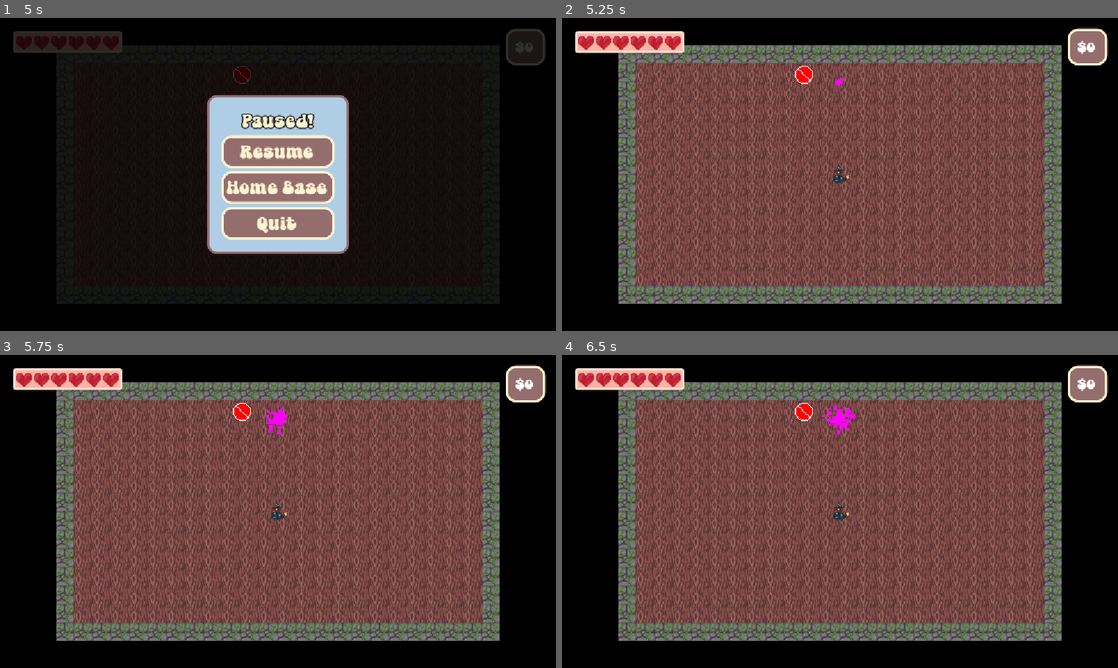
Above: before the commit, frames 1-4 (two rows, left to right).
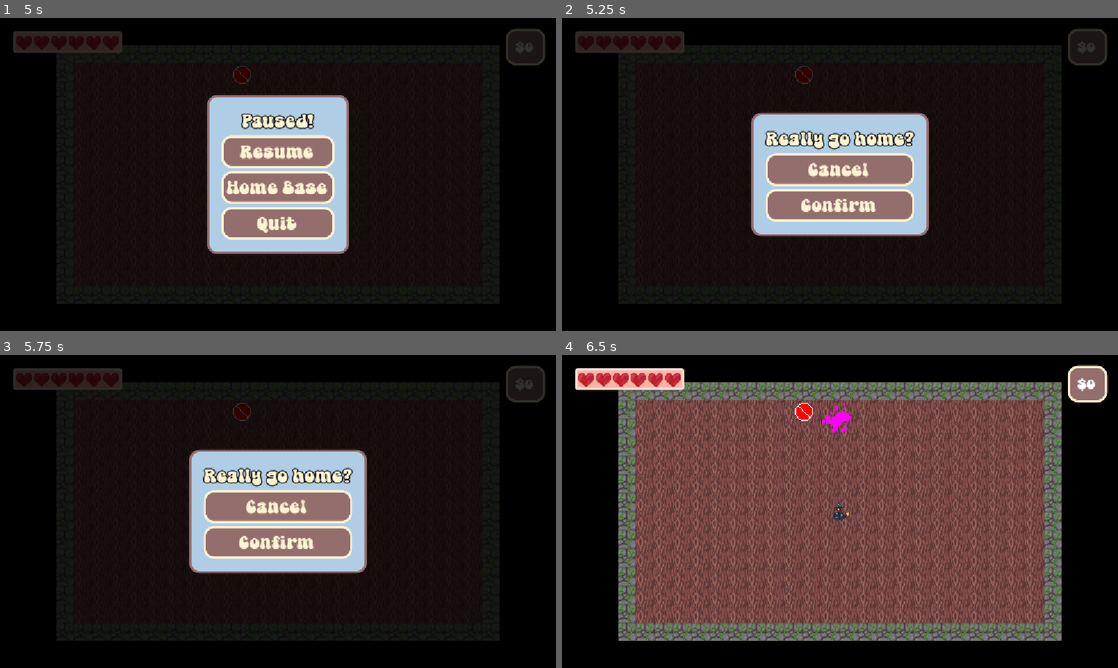
Above: after the commit, the same moments.

Repository: teganmy/wizard-cat-cat-wizard
Game: Godot game, scene res://main.tscn
The game is run twice, just before and just after one commit, with the same random seed, the same clock (stepped at 60 frames per second) and the same inputs.
Inputs (mouse positions are in pixels of both pictures, inside the frame that each line leads up to):
- Up to frame 1 (5 s): click "New Game" at 0.5 s; tap Enter (interact) at 1.25, 2, 2.1, 2.75, 3.5, 4.25, 4.35 s; move the mouse to (400, 158) at 1.27 s; hold Right (player_right) 1.28-2.03 s; tap Space (fire) at 1.35, 3.6 s; move the mouse to (166, 190) at 2.02 s; hold Down (player_down) 2.03-2.78 s; move the mouse to (333, 105) at 2.77 s; hold Right (player_right) 2.78-3.53 s; tap Shift (player_dodge) at 2.85 s; move the mouse to (250, 237) at 3.52 s; hold W (player_up) 3.53-4.28 s; move the mouse to (444, 221) at 4.27 s; hold Left (player_left) from 4.28 s (still down); tap Escape (pause) at 4.9 s
- Up to frame 2 (5.25 s): release Left (player_left) at 5 s; click "Home Base" at 5 s
- Up to frame 3 (5.75 s): no input
- Up to frame 4 (6.5 s): click (840, 542) at 5.75 s, where only the run after the commit has a clickable "Confirm"

Frame 1 is identical in both runs. In frame 2, 68% of the frame differs, in the area x 2-99%, y 3-92%; in frame 3, 68%; in frame 4, 0.2%.

Commit message:
Added confirmation to pause menu and tweaked message wording

Diff:
--- a/wizard-cat-game/UI/pause_menu.gd
+++ b/wizard-cat-game/UI/pause_menu.gd
@@ -22,8 +22,8 @@
 
 func _on_quit_button_pressed() -> void:
 	toggle_pause.call_deferred()
-	SceneLoader.change_to_menu()
+	SceneLoader.change_to_menu.call_deferred(true)
 
 func _on_home_button_pressed() -> void:
 	toggle_pause.call_deferred()
-	SceneLoader.change_to_home()
+	SceneLoader.change_to_home.call_deferred(true)
--- a/wizard-cat-game/levels/scene_loader.gd
+++ b/wizard-cat-game/levels/scene_loader.gd
@@ -4,7 +4,7 @@
 
 func change_to_home(confirm: bool = false) -> void:
 	if confirm:
-		confirmation.emit("Would you really like to go home?", change_to_home)
+		confirmation.emit("Really go home?", change_to_home)
 		return
 	get_tree().set_deferred("paused", false)
 	LevelState.exit()
@@ -12,7 +12,7 @@
 
 func change_to_level(level: LevelDef, confirm: bool = false) -> void:
 	if confirm:
-		confirmation.emit("Would you really like to go to %s?" % level.name, change_to_level.bind(level))
+		confirmation.emit("Really go to %s?" % level.name, change_to_level.bind(level))
 		return
 	get_tree().set_deferred("paused", false)
 	LevelState.exit()
@@ -20,7 +20,7 @@
 
 func change_to_menu(confirm: bool = false) -> void:
 	if confirm:
-		confirmation.emit("Would you really like to go to the menu?", change_to_menu)
+		confirmation.emit("Really quit?", change_to_menu)
 		return
 	get_tree().set_deferred("paused", false)
 	LevelState.exit()
